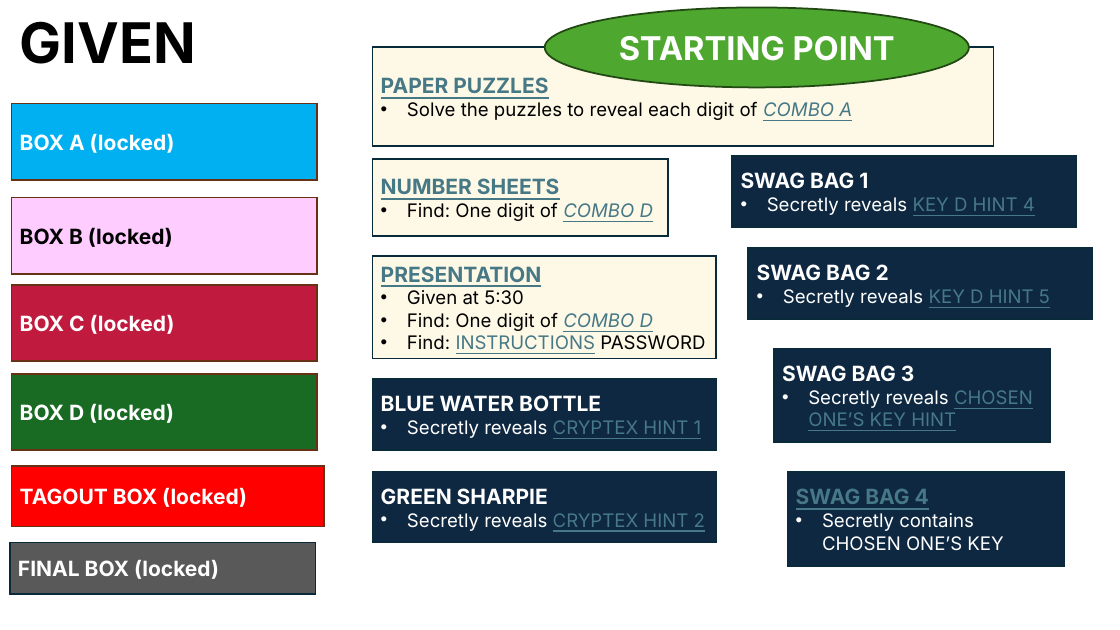
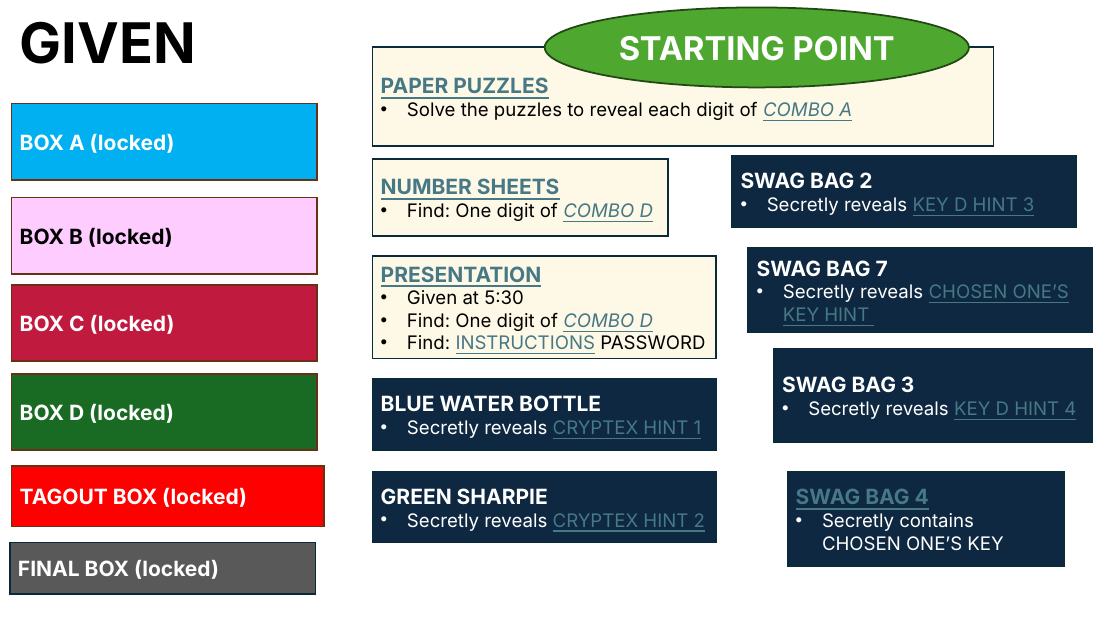
Before and after one commit to hylandtechoutreach/mcccc, a slide deck: slide 3 of Heist/EscapeRoomMap.pptx. Drawn at 1120x630 pixels with LibreOffice and Linux fonts; fonts in the diff are those of the drawing. Boxes give left, top, right and bottom in pixels: in the first picture for what was removed or moved away, otherwise in the second. Text is boxed around its words. In the diff, an @@ line names an element or a change of style, - is before the commit and + after.

```diff
--- a/Heist/EscapeRoomMap.pptx
+++ b/Heist/EscapeRoomMap.pptx
@@ text in rectangle at bbox=[741, 172, 1035, 216]: text changed @@
-SWAG BAG 1
-• Secretly reveals KEY D HINT 4
+SWAG BAG 2
+• Secretly reveals KEY D HINT 3
@@ rectangle "SWAG BAG 7": place and size @@
-rectangle "SWAG BAG 7" at bbox=[749, 248, 1092, 319]
+rectangle "SWAG BAG 7" at bbox=[749, 248, 1092, 332]
@@ text in rectangle at bbox=[757, 260, 1069, 326]: text changed @@
-SWAG BAG 2
-• Secretly reveals KEY D HINT 5
+SWAG BAG 7
+• Secretly reveals CHOSEN ONE’S KEY HINT
@@ rectangle "SWAG BAG 3": place and size @@
-rectangle "SWAG BAG 3" at bbox=[774, 349, 1050, 443]
+rectangle "SWAG BAG 3" at bbox=[774, 349, 1092, 443]
@@ text in rectangle at bbox=[808, 401, 1076, 420]: text changed; text colour #467886 to #FFFFFF @@
-• Secretly reveals CHOSEN ONE’S KEY HINT
+• Secretly reveals KEY D HINT 4
```
Also in this commit, not shown: 2 other slides changed, 5 other files.
